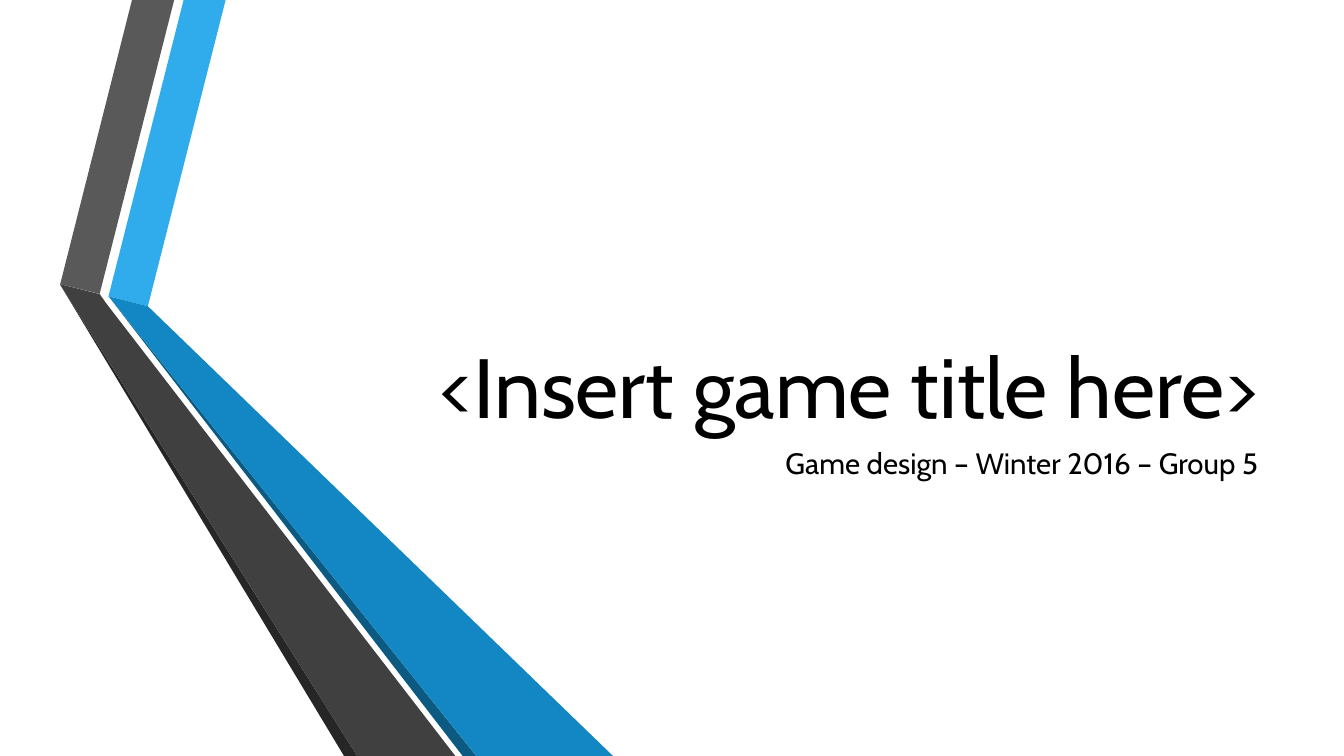
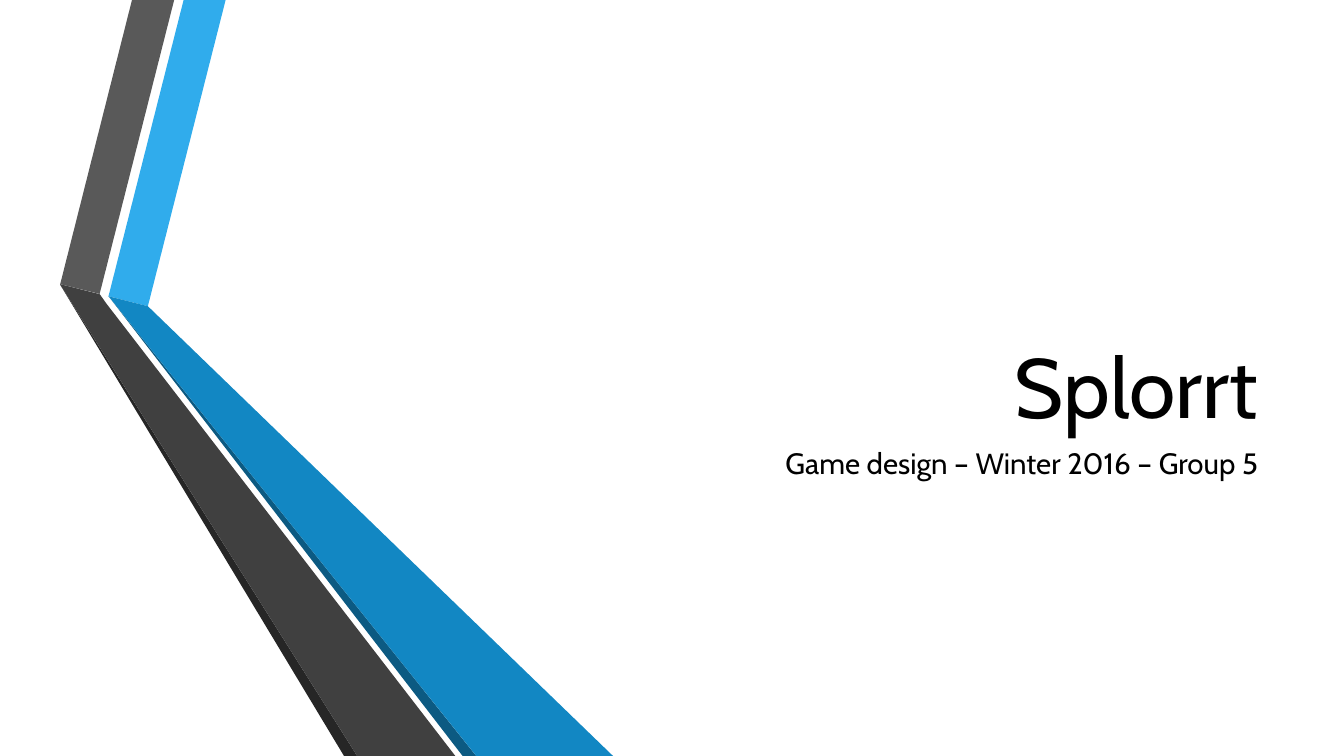
Before and after one commit to Arne2/GameDesign, a slide deck: slide 1 of Milestone1.pptx. Drawn at 1344x756 pixels with LibreOffice and Linux fonts; fonts in the diff are those of the drawing; background and template pictures are left out. Boxes give left, top, right and bottom in pixels: in the first picture for what was removed or moved away, otherwise in the second. Text is boxed around its words. In the diff, an @@ line names an element or a change of style, - is before the commit and + after.

Commit message:
Updated presentation

```diff
--- a/Milestone1.pptx
+++ b/Milestone1.pptx
@@ title at (x1=1015, y1=355, x2=1258, y2=437): text changed @@
-<Insert game title here>
+Splorrt
```
Also in this commit, not shown: 3 other slides changed.
